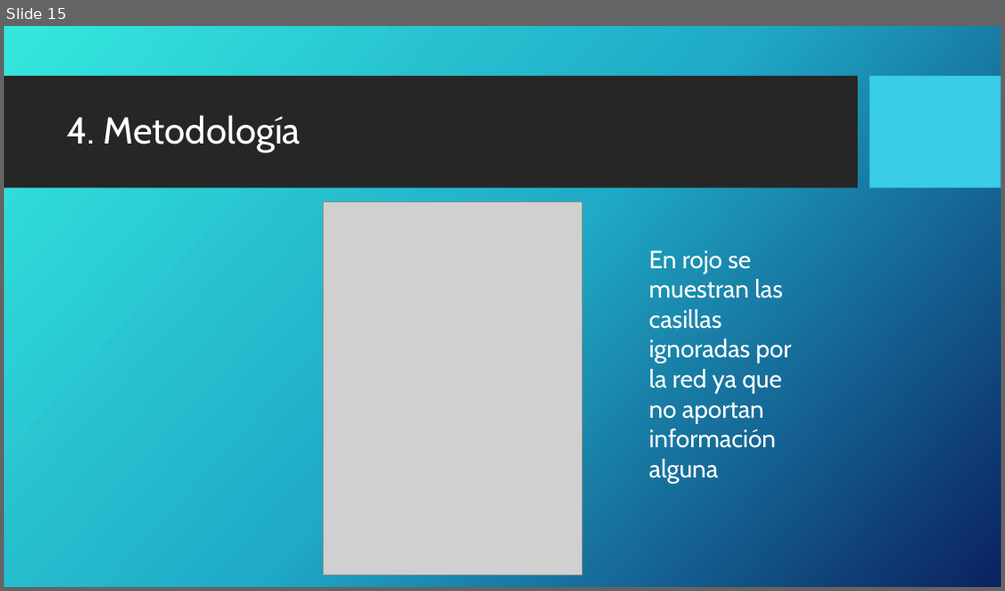
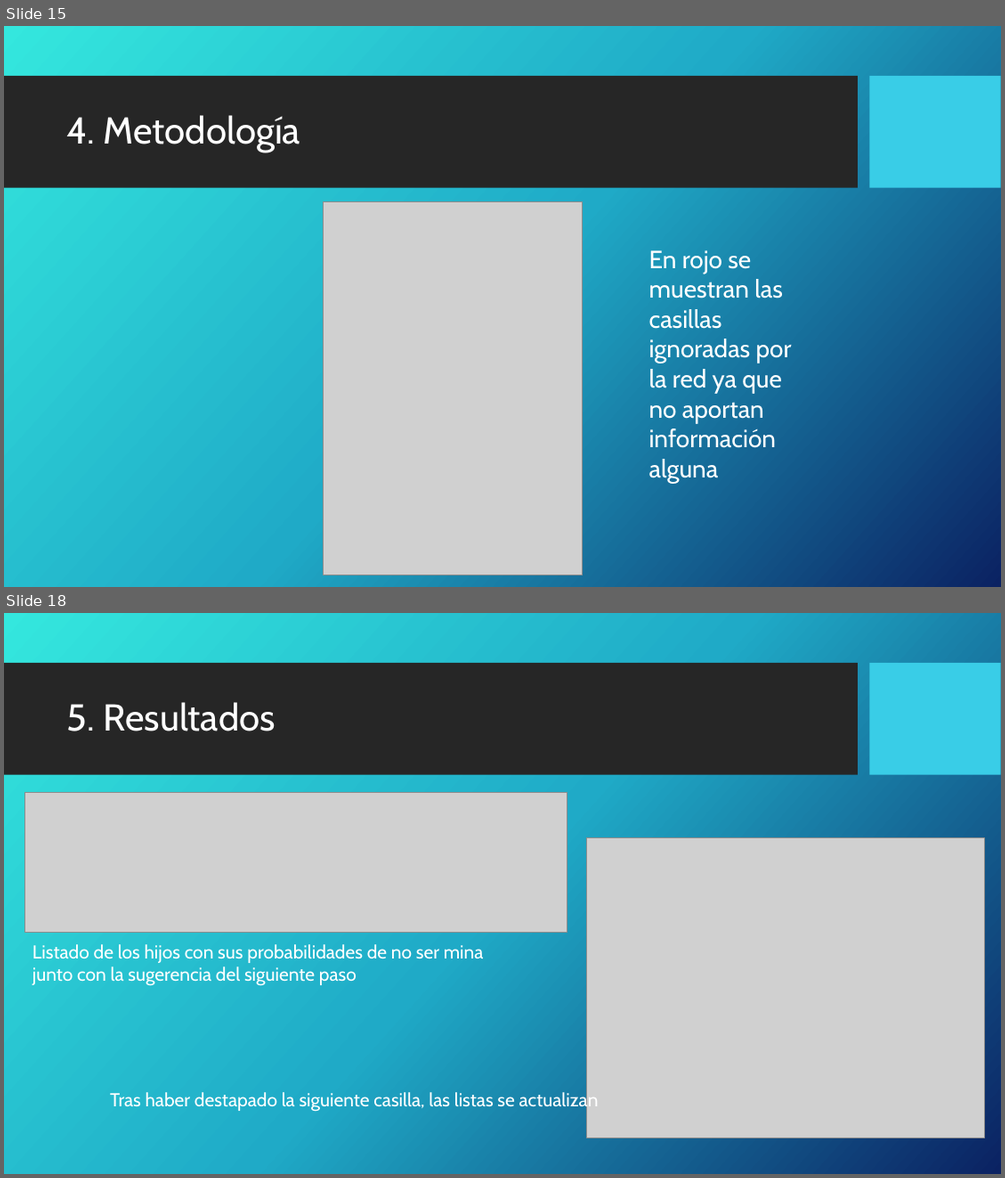
Before and after one commit to luciadcf/Trabajo-IA-Tetris, a slide deck: El Buscaminas.pptx. Shown one above the other, each under a label of ours: slide 15 before the commit, slides 15 and 18 after it; the slides between them are not shown. The pictures are 1005x591 and 1005x1178 pixels, drawn with LibreOffice and Linux fonts; fonts in the diff are those of the drawing; grey boxes stand for pictures; background and template pictures are left out. Boxes give left, top, right and bottom in pixels: in the first picture for what was removed or moved away, otherwise in the second. Text is boxed around its words. In the diff, an @@ line names an element or a change of style, - is before the commit and + after.

```diff
--- a/El Buscaminas.pptx
+++ b/El Buscaminas.pptx
@@ slide 18 added at (4, 613, 1001, 1174), background picture (left out); not listed: 2 template elements that a slide beside it also shows @@
@@ title added at (67, 702, 275, 731), 36 pt, text #FFFFFF @@
+5. Resultados
@@ picture added at (25, 793, 567, 932) @@
@@ picture added at (587, 838, 985, 1137) @@
@@ text added at (32, 944, 484, 986), 18 pt, text #FFFFFF @@
+Listado de los hijos con sus probabilidades de no ser mina junto con la sugerencia del siguiente paso
@@ text added at (110, 1091, 599, 1112), 18 pt, text #FFFFFF @@
+Tras haber destapado la siguiente casilla, las listas se actualizan
```
Also in this commit, not shown: 2 slides changed, 2 other slides added.
